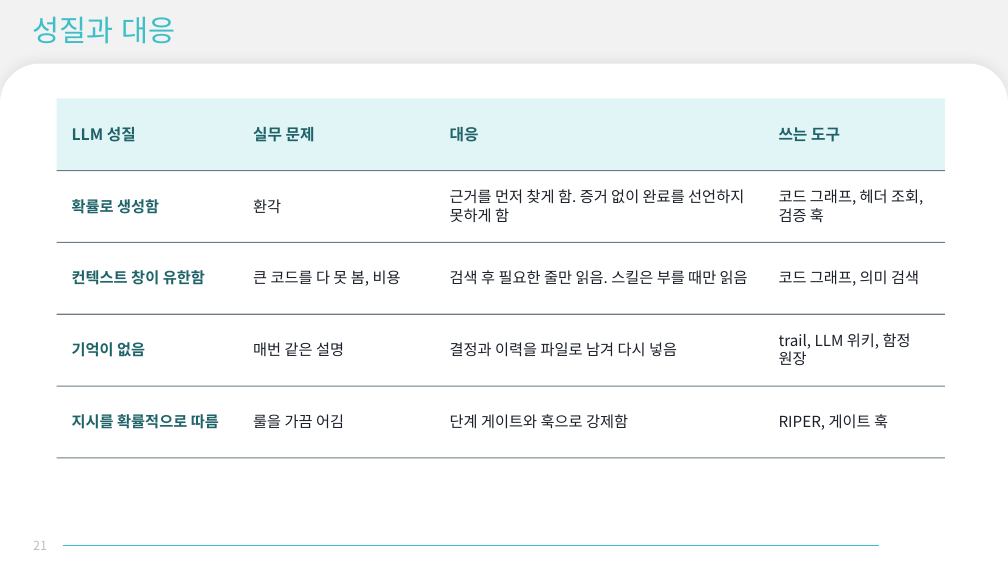
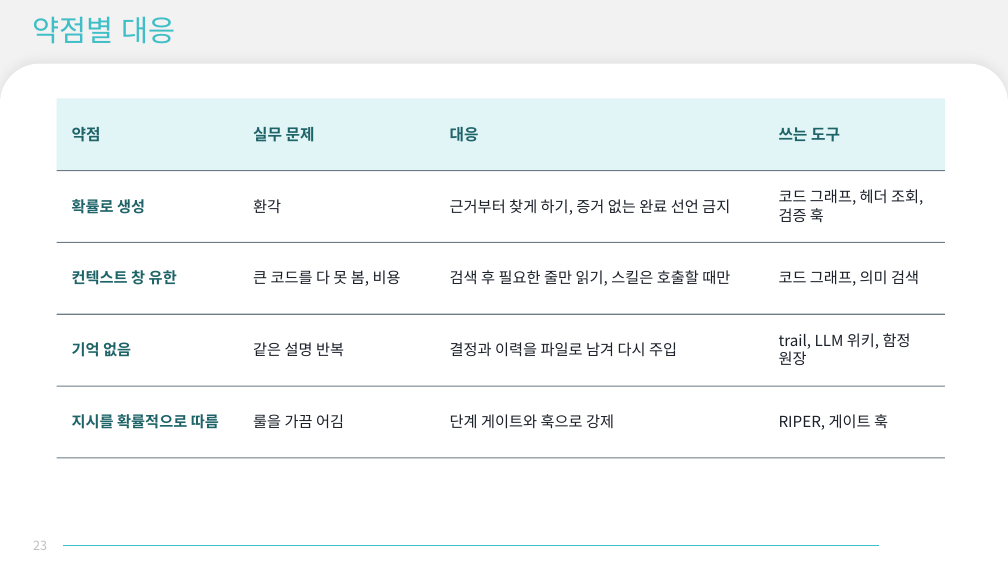
Before and after one commit to evespimrose/SVD-Harness, a slide deck: slide 23 of docs/presentation/LLM-도입-발표.pptx (slide 21 before the commit). Drawn at 1008x567 pixels with LibreOffice and Linux fonts; fonts in the diff are those of the drawing; background and template pictures are left out. Boxes give left, top, right and bottom in pixels: in the first picture for what was removed or moved away, otherwise in the second. Text is boxed around its words. In the diff, an @@ line names an element or a change of style, - is before the commit and + after.

```diff
--- a/docs/presentation/LLM-도입-발표.pptx
+++ b/docs/presentation/LLM-도입-발표.pptx
@@ title at [32, 16, 176, 44]: text changed @@
-성질과 대응
+약점별 대응
@@ text at [72, 127, 101, 142]: text changed @@
-LLM 성질
+약점
@@ text at [72, 199, 145, 214]: text changed @@
-확률로 생성함
+확률로 생성
@@ text at [450, 199, 730, 215]: text changed @@
-근거를 먼저 찾게 함. 증거 없이 완료를 선언하지 못하게 함
+근거부터 찾게 하기, 증거 없는 완료 선언 금지
@@ text at [72, 270, 177, 285]: text changed @@
-컨텍스트 창이 유한함
+컨텍스트 창 유한
@@ text at [450, 270, 730, 286]: text changed @@
-검색 후 필요한 줄만 읽음. 스킬은 부를 때만 읽음
+검색 후 필요한 줄만 읽기, 스킬은 호출할 때만
@@ text at [72, 342, 131, 357]: text changed @@
-기억이 없음
+기억 없음
@@ text at [253, 342, 344, 356]: text changed @@
-매번 같은 설명
+같은 설명 반복
@@ text at [450, 342, 677, 357]: text changed @@
-결정과 이력을 파일로 남겨 다시 넣음
+결정과 이력을 파일로 남겨 다시 주입
@@ text at [450, 414, 614, 429]: text changed @@
-단계 게이트와 훅으로 강제함
+단계 게이트와 훅으로 강제
@@ page number at [33, 541, 47, 550]: text changed @@
-21
+23
```
Also in this commit, not shown: 27 other slides changed, 2 slides added.
